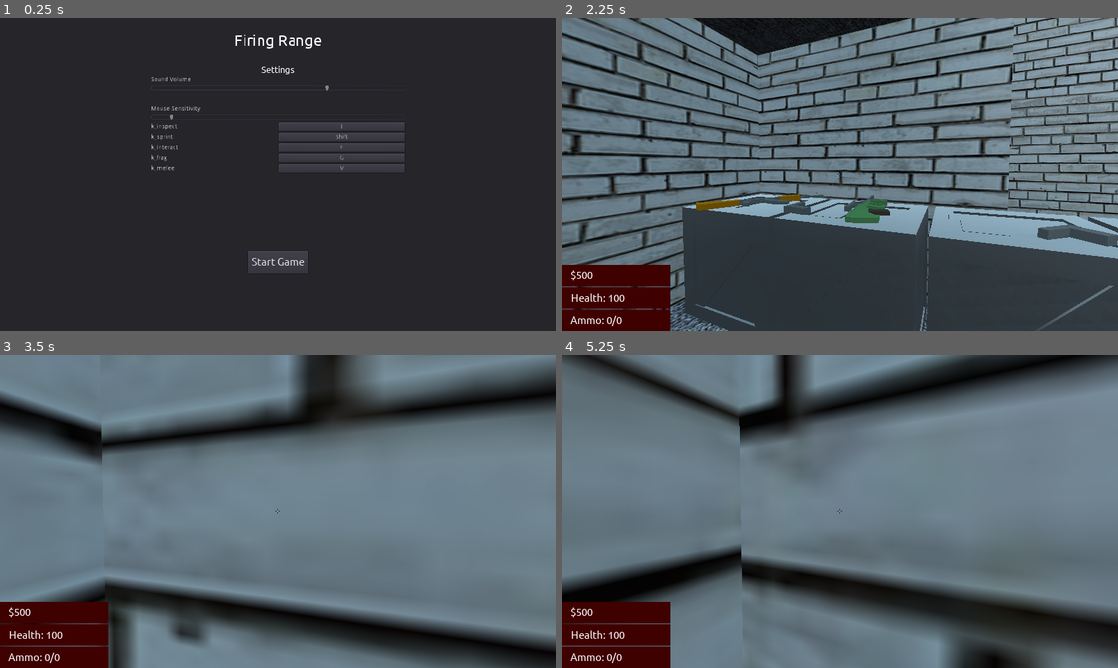
Above: before the commit, frames 1-4 (two rows, left to right).
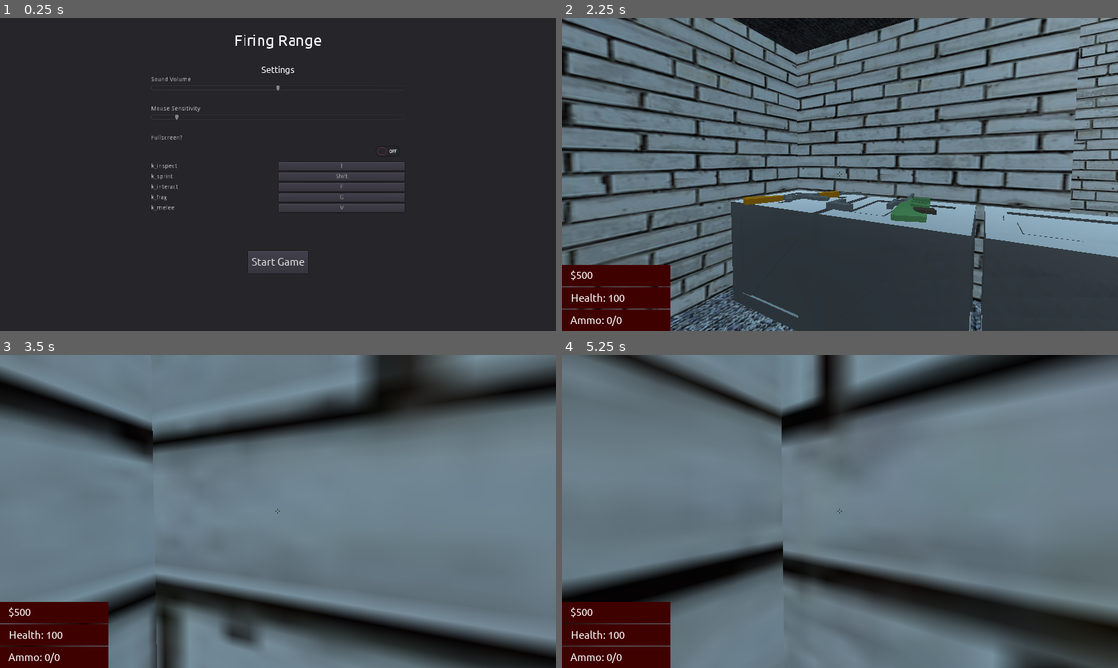
Above: after the commit, the same moments.

Repository: ssebs/firingrange
Game: Godot game, scene res://Scenes/GUI/Main.tscn
Two runs of this game, one before a commit and one after it. Both use one fixed random seed, a clock stepped at 60 frames per second and the inputs below. Sound files missing from this copy of the repository are replaced by a short silence.
Inputs (mouse positions are in pixels of both pictures, inside the frame that each line leads up to):
- Up to frame 1 (0.25 s): no input
- Up to frame 2 (2.25 s): click "Start Game" at 0.5 s; tap Enter at 1.25 s; move the mouse to (962, 158) at 1.27 s; hold D (move_right) 1.28-2.03 s; tap V (k_melee) at 1.35 s; click (962, 158) at 1.42 s; tap Space (jump) at 1.52 s; move the mouse to (812, 174) at 2.02 s; hold W (move_forward) from 2.03 s (still down); right-click (812, 174) at 2.1 s; click (812, 174) at 2.17 s
- Up to frame 3 (3.5 s): keep holding W (move_forward); tap Space (jump) at 2.27 s; tap V (k_melee) at 2.3, 3.05 s; move the mouse to (289, 505) at 2.77 s; press the mouse at (289, 505) at 2.78 s
- Up to frame 4 (5.25 s): keep holding W (move_forward); move the mouse to (834, 517) at 3.52 s; release the mouse at (834, 517) at 3.53 s; tap 1 (gun1) at 3.6 s; click (834, 517) at 3.67 s; tap Space (jump) at 3.77, 4.52, 5 s; tap V (k_melee) at 3.8, 4.55 s; move the mouse to (878, 514) at 4.27 s; tap 2 (gun2) at 4.35 s; click (878, 514) at 4.42 s; move the mouse to (795, 508) at 5.02 s; tap G (k_frag) at 5.1 s; click (795, 508) at 5.17 s

The runs differ from the first frame. In frame 1, 3.7% of the frame differs, in the area x 27-73%, y 21-62%; in frame 2, 38%, in the area x 0-100%, y 0-100%; in frame 3, 19%; in frame 4, 18%.

Commit message:
export

Diff:
--- a/Scenes/GUI/Main.tscn
+++ b/Scenes/GUI/Main.tscn
@@ -12,9 +12,6 @@
 anchor_right = 1.0
 anchor_bottom = 1.0
 script = ExtResource( 2 )
-__meta__ = {
-"_edit_use_anchors_": false
-}
 
 [node name="Panel" type="Panel" parent="."]
 anchor_right = 1.0
--- a/Scenes/GUI/SettingsView.gd
+++ b/Scenes/GUI/SettingsView.gd
@@ -6,6 +6,7 @@
 onready var vol_slider := $VolumeSlider
 onready var sensitivity_slider := $SensitivitySlider
 onready var kbc := $KeyBindContainer
+onready var fullscreen_btn := $FullscreenBtn
 onready var btn_script := preload("res://KeyButtonSet.gd")
 
 var settings
@@ -73,3 +74,8 @@
 func _on_SensitivitySlider_value_changed(value):
 	Settings.set_setting("input","mouse_sensitivity", value / 100 as float)
 #	print("Set sens " + str(value))
+
+
+func _on_FullscreenBtn_toggled(button_pressed):
+	OS.window_borderless = button_pressed
+	OS.window_fullscreen = button_pressed
--- a/Scenes/GUI/SettingsView.tscn
+++ b/Scenes/GUI/SettingsView.tscn
@@ -2,7 +2,6 @@
 
 [ext_resource path="res://Assets/Ubuntu-Regular.ttf" type="DynamicFontData" id=1]
 [ext_resource path="res://Scenes/GUI/SettingsView.gd" type="Script" id=2]
-
 
 [sub_resource type="DynamicFont" id=1]
 size = 36
@@ -20,9 +19,6 @@
 margin_right = 292.0
 margin_bottom = 688.0
 script = ExtResource( 2 )
-__meta__ = {
-"_edit_use_anchors_": false
-}
 
 [node name="Label" type="Label" parent="."]
 margin_right = 584.0
@@ -77,9 +73,28 @@
 margin_bottom = 207.0
 value = 50.0
 
-[node name="KeyBindContainer" type="VBoxContainer" parent="."]
+[node name="Blank3" type="Label" parent="."]
 margin_top = 211.0
 margin_right = 584.0
-margin_bottom = 211.0
+margin_bottom = 237.0
+custom_fonts/font = SubResource( 2 )
+
+[node name="Fullscreen" type="Label" parent="."]
+margin_top = 241.0
+margin_right = 584.0
+margin_bottom = 255.0
+text = "Fullscreen?"
+
+[node name="FullscreenBtn" type="CheckButton" parent="."]
+margin_top = 259.0
+margin_right = 584.0
+margin_bottom = 299.0
+
+[node name="KeyBindContainer" type="VBoxContainer" parent="."]
+margin_top = 303.0
+margin_right = 584.0
+margin_bottom = 303.0
+
 [connection signal="value_changed" from="VolumeSlider" to="." method="_on_VolumeSlider_value_changed"]
 [connection signal="value_changed" from="SensitivitySlider" to="." method="_on_SensitivitySlider_value_changed"]
+[connection signal="toggled" from="FullscreenBtn" to="." method="_on_FullscreenBtn_toggled"]
--- a/Scenes/Guns/Melee/Knife.gd
+++ b/Scenes/Guns/Melee/Knife.gd
@@ -31,6 +31,7 @@
 # _process
 
 func melee():
+	print("MELEE")
 	if ap.is_playing():
 		return
 	var bodies = hitarea.get_overlapping_bodies()
--- a/Scenes/Maps/Default/Map.tscn
+++ b/Scenes/Maps/Default/Map.tscn
@@ -148,4 +148,5 @@
 
 [node name="AmmoBuy" parent="." instance=ExtResource( 10 )]
 transform = Transform( -4.37114e-08, 0, 1, 0, 1, 0, -1, 0, -4.37114e-08, -5.8089, 1, 7.09248 )
+
 [connection signal="body_entered" from="Area" to="." method="_on_Area_body_entered"]
--- a/Scenes/Maps/TestMap/TestMap.gd
+++ b/Scenes/Maps/TestMap/TestMap.gd
@@ -12,7 +12,7 @@
 
 func _process(delta):
 	for e in enemies:
-		if e.is_dead:
+		if e != null and e.is_dead:
 			e.queue_free()
 			enemies.erase(e)
 			break
--- a/Scenes/Player/Player.tscn
+++ b/Scenes/Player/Player.tscn
@@ -164,13 +164,13 @@
 
 [node name="Close" type="Button" parent="Head/Camera/GUI/Settings"]
 anchor_left = 0.5
-anchor_top = 0.5
+anchor_top = 1.0
 anchor_right = 0.5
-anchor_bottom = 0.5
+anchor_bottom = 1.0
 margin_left = -70.0
-margin_top = -23.5
+margin_top = -140.0
 margin_right = 70.0
-margin_bottom = 23.5
+margin_bottom = -93.0
 custom_fonts/font = SubResource( 4 )
 text = "Close Menu"
 __meta__ = {
--- a/Settings.gd
+++ b/Settings.gd
@@ -5,10 +5,10 @@
 var _config_file = ConfigFile.new()
 var _settings = {
 	"audio": {
-		"volume": 70
+		"volume": 50
 	},
 	"input": {
-		"mouse_sensitivity": 0.07,
+		"mouse_sensitivity": 0.09,
 		"k_inspect": 73,
 		"k_sprint": 16777237,
 		"k_interact": 70,
Binary file added: _bin/.144x144.png
Binary file added: _bin/.180x180.png
Binary file added: _bin/.512x512.png
Binary file added: _bin/.apple-touch-icon.png
Binary file added: _bin/.icon.png
Not shown, added: _bin/.manifest.json
Not shown, added: _bin/.audio.worklet.js
Not shown, added: _bin/.offline.html
Not shown, added: _bin/.pck
Not shown, added: _bin/.png
Not shown, added: _bin/.wasm
Not shown, changed: _bin/FiringRange.exe
